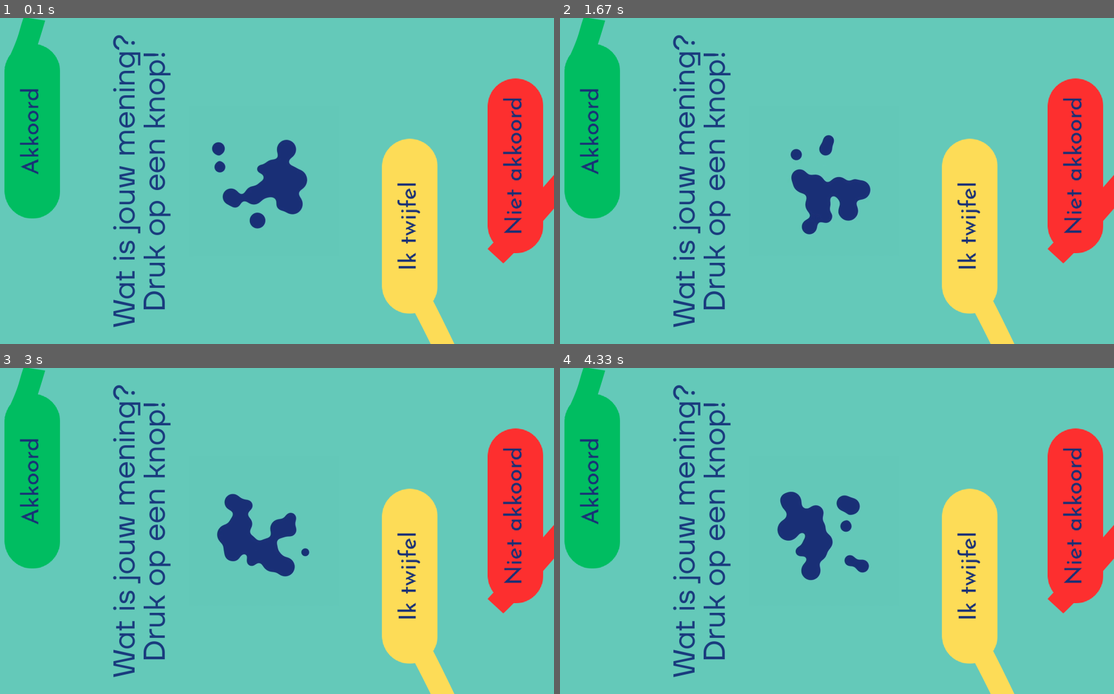
Above: before the commit, frames 1-4 (two rows, left to right).
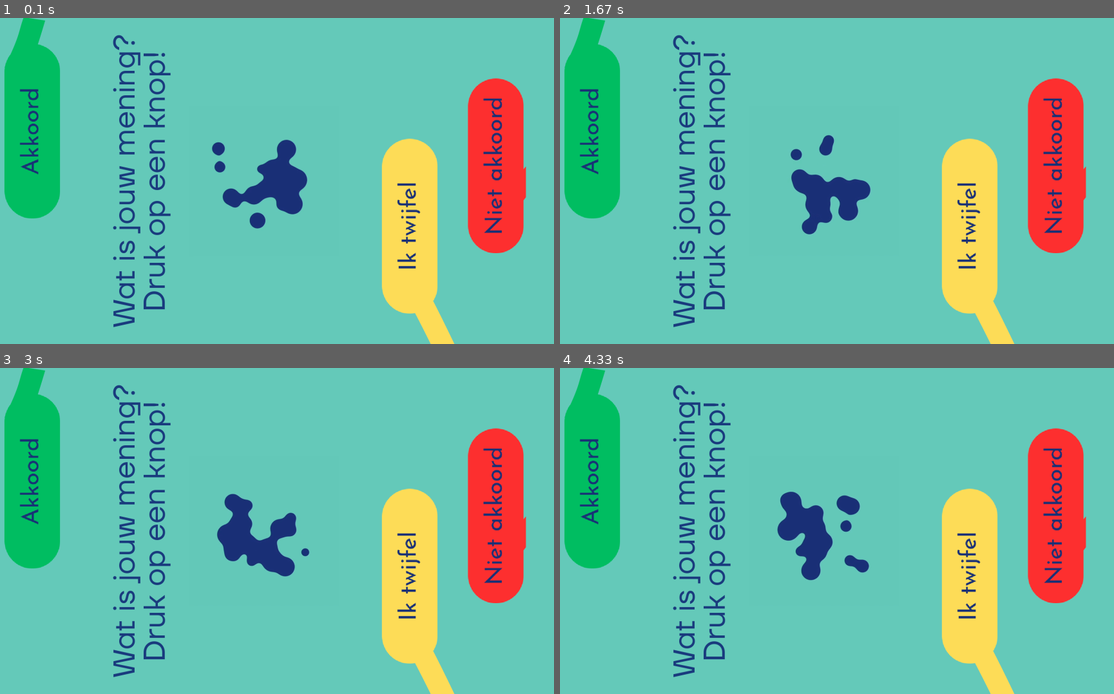
Above: after the commit, the same moments.

Repository: basbaccarne/comon_expo
Game: pygame game, started from src/main.py
Same seed, same stepped clock (60 frames per second), same inputs: the game is played once before the commit and once after it.
Inputs:
- Up to frame 1 (0.1 s): no input
- Up to frame 2 (1.67 s): no input
- Up to frame 3 (3 s): no input
- Up to frame 4 (4.33 s): no input

The runs differ from the first frame. In frame 1, 4.9% of the frame differs, in the area x 84-100%, y 18-76%; in frame 2, 4.9%; in frame 3, 4.9%; in frame 4, 4.9%.

Commit message:
rood anders

Diff:
--- a/src/main.py
+++ b/src/main.py
@@ -192,7 +192,7 @@
 
     # vote choice pngs
     position_akkooord = (100, 85)
-    position_niet_akkooord = (1700, 200)
+    position_niet_akkooord = (1635, 200)
     position_geen_mening = (1350, 400)
     screen.blit(akkoord, position_akkooord)
     screen.blit(niet_akkoord, position_niet_akkooord)
Binary file changed: img/geenmening_2.png
Binary file changed: img/geenmening_2_selected.png
Binary file changed: img/rood_lijn_1.png
